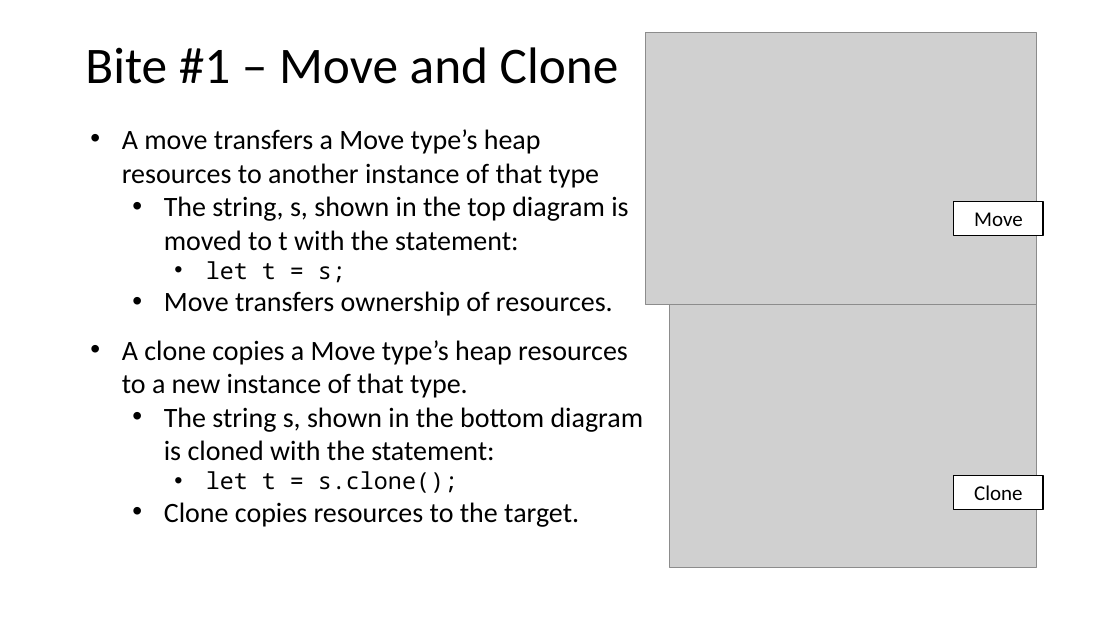
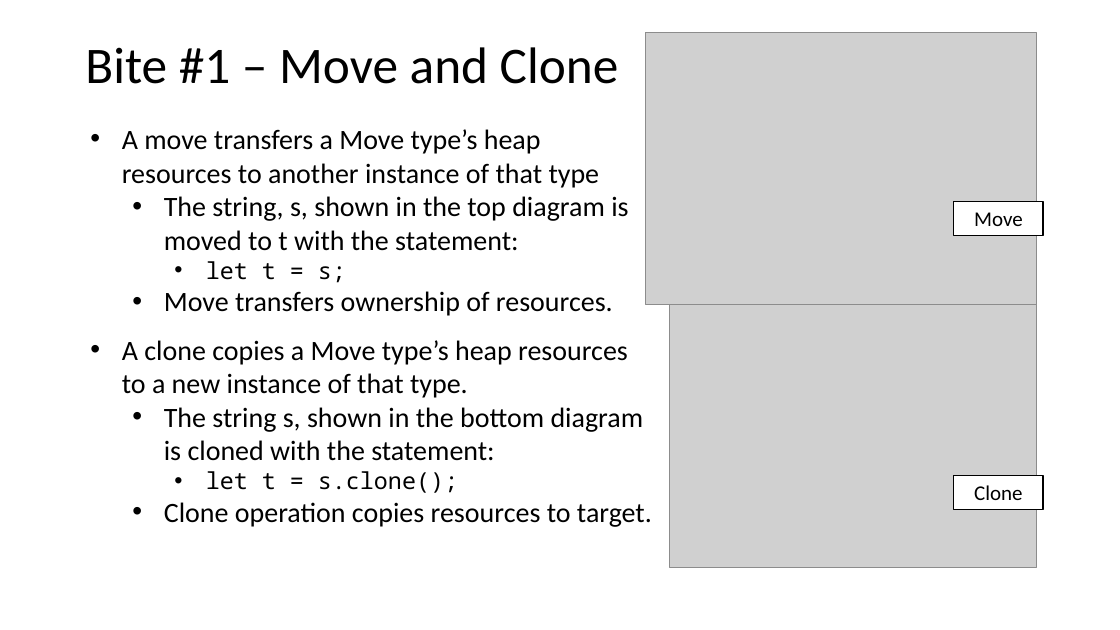
Before and after one commit to JimFawcett/JimFawcett.github.io, a slide deck: slide 9 of Resources/ConsumingRustBite1.pptx. Drawn at 1120x630 pixels with LibreOffice and Linux fonts; fonts in the diff are those of the drawing; grey boxes stand for pictures. Boxes give left, top, right and bottom in pixels: in the first picture for what was removed or moved away, otherwise in the second. Text is boxed around its words. In the diff, an @@ line names an element or a change of style, - is before the commit and + after.

Commit message:
updated text in ConsumingRustBite1

```diff
--- a/Resources/ConsumingRustBite1.pptx
+++ b/Resources/ConsumingRustBite1.pptx
@@ text at box(164, 502, 652, 527): text changed @@
-  • Clone copies resources to the target.
+  • Clone operation copies resources to target.
```
Also in this commit, not shown: 7 other slides changed, 1 slide added, 2 other files.
